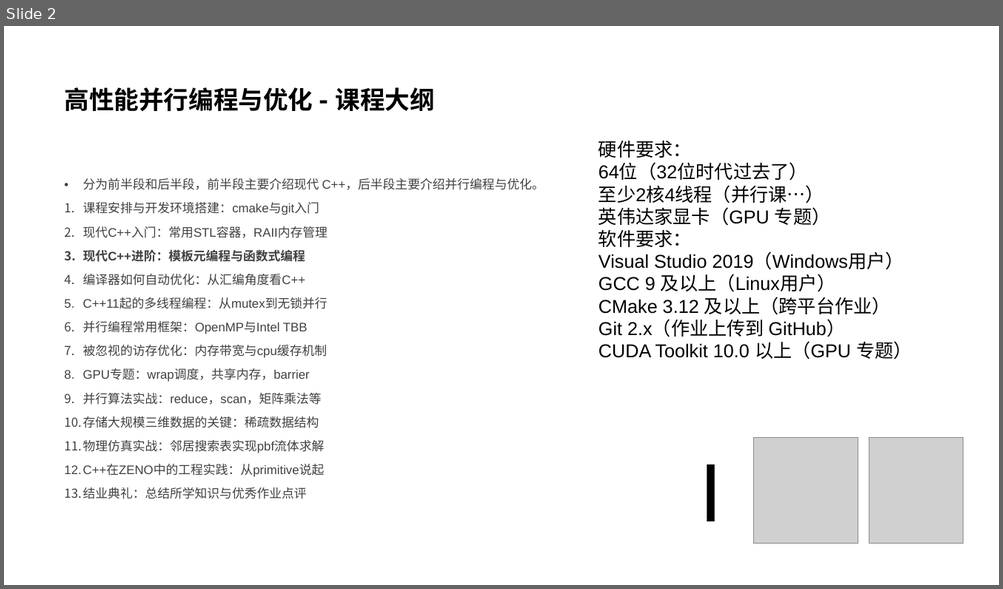
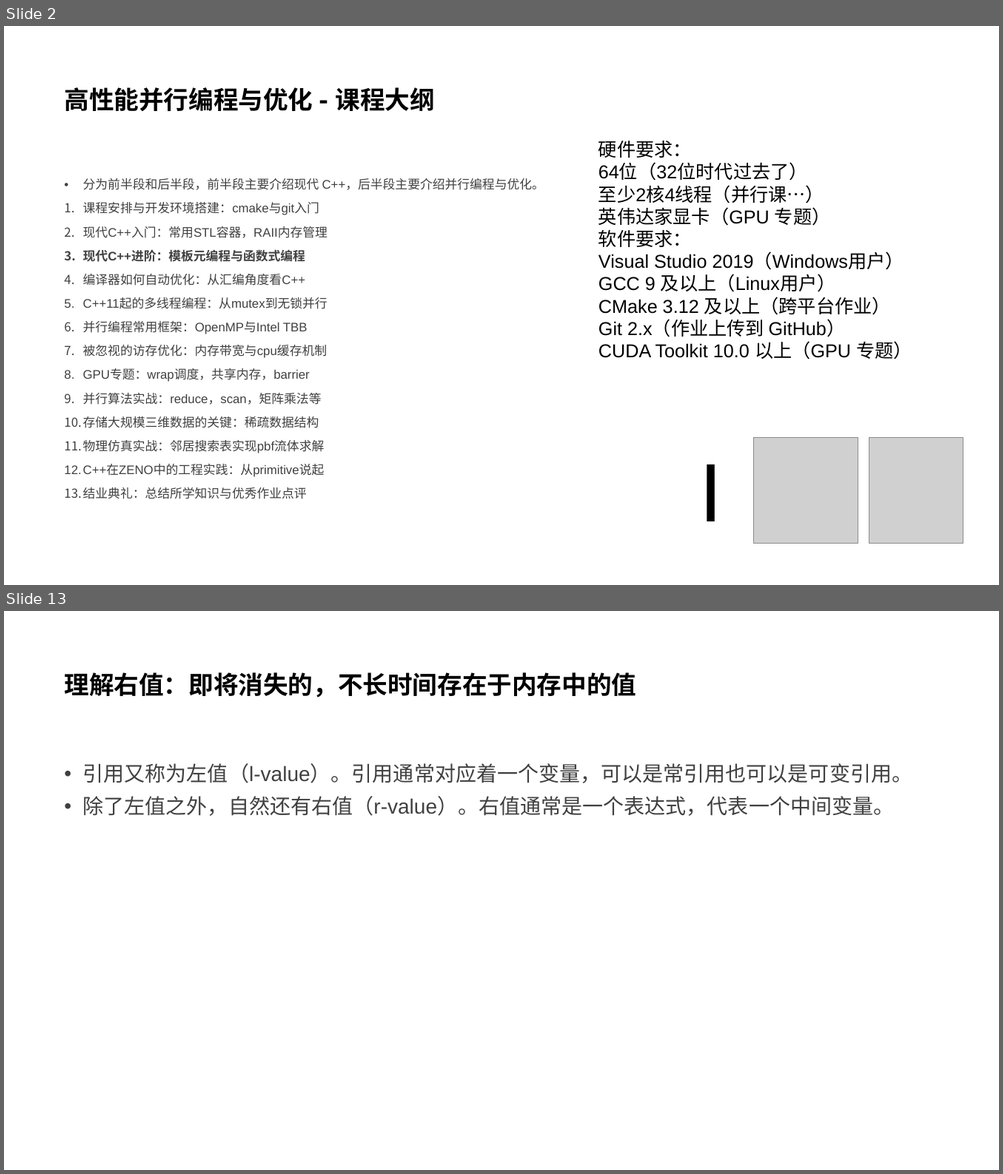
Before and after one commit to parallel101/course, a slide deck: 03/slides.pptx. Shown one above the other, each under a label of ours: slide 2 before the commit, slides 2 and 13 after it; the slides between them are not shown. The pictures are 1003x589 and 1003x1174 pixels, drawn with LibreOffice and Linux fonts; fonts in the diff are those of the drawing; grey boxes stand for pictures; background and template pictures are left out. Boxes give left, top, right and bottom in pixels: in the first picture for what was removed or moved away, otherwise in the second. Text is boxed around its words. In the diff, an @@ line names an element or a change of style, - is before the commit and + after.

```diff
--- a/03/slides.pptx
+++ b/03/slides.pptx
@@ slide 13 added at [4, 611, 999, 1170], background #FFFFFF @@
@@ title added at [64, 672, 636, 698], 24 pt, text #000000, bold @@
+理解右值：即将消失的，不长时间存在于内存中的值
@@ text added at [83, 763, 912, 816], 20 pt, text #404040 @@
+• 引用又称为左值（l-value）。引用通常对应着一个变量，可以是常引用也可以是可变引用。
+• 除了左值之外，自然还有右值（r-value）。右值通常是一个表达式，代表一个中间变量。
```
Also in this commit, not shown: 11 other slides added, 1 slide removed, 12 other files.
